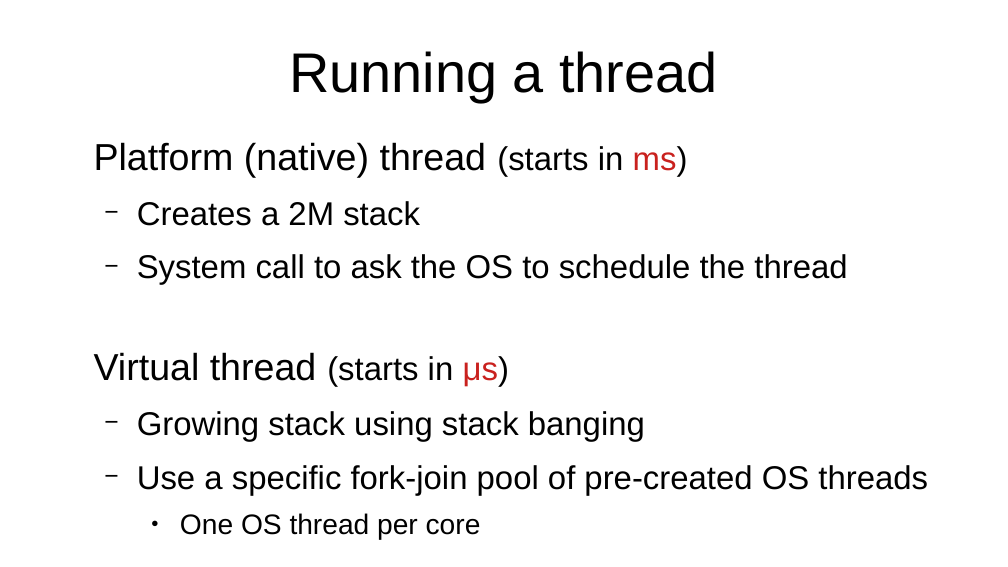
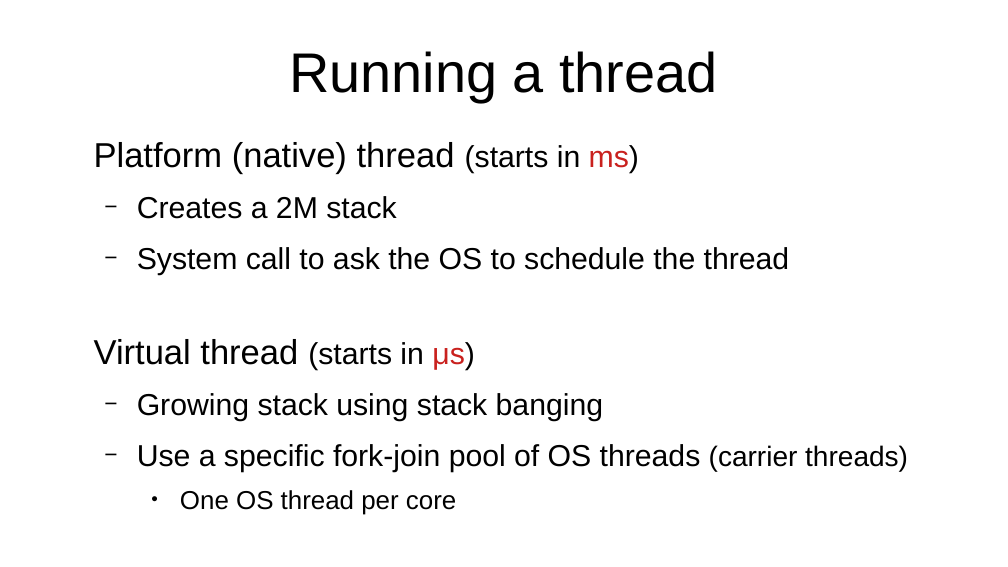
Before and after one commit to forax/loom-fiber, a slide deck: slide 21 of loom is looming.odp. Drawn at 1008x567 pixels with LibreOffice and Linux fonts; fonts in the diff are those of the drawing. Boxes give left, top, right and bottom in pixels: in the first picture for what was removed or moved away, otherwise in the second. Text is boxed around its words. In the diff, an @@ line names an element or a change of style, - is before the commit and + after.

```diff
--- a/loom is looming.odp
+++ b/loom is looming.odp
@@ text at [94, 142, 790, 515]: size 29.6 to 27.2 pt in "Platform (native) thread", "Virtual thread"; size 25.9 to 23.8 pt in "(starts in ms)", "Creates a 2M stack", "System call to ask the OS to ...", "(starts in μs)" and 1 more places; size 22.2 to 20.4 pt in "One OS thread per core" @@
@@ text at [137, 444, 908, 472]: text changed; size 25.9 to 23.8 pt @@
-  − Use a specific fork-join pool of pre-created OS threads
+  − Use a specific fork-join pool of OS threads (carrier threads)
```
Also in this commit, not shown: 17 other slides changed, 4 other files.
